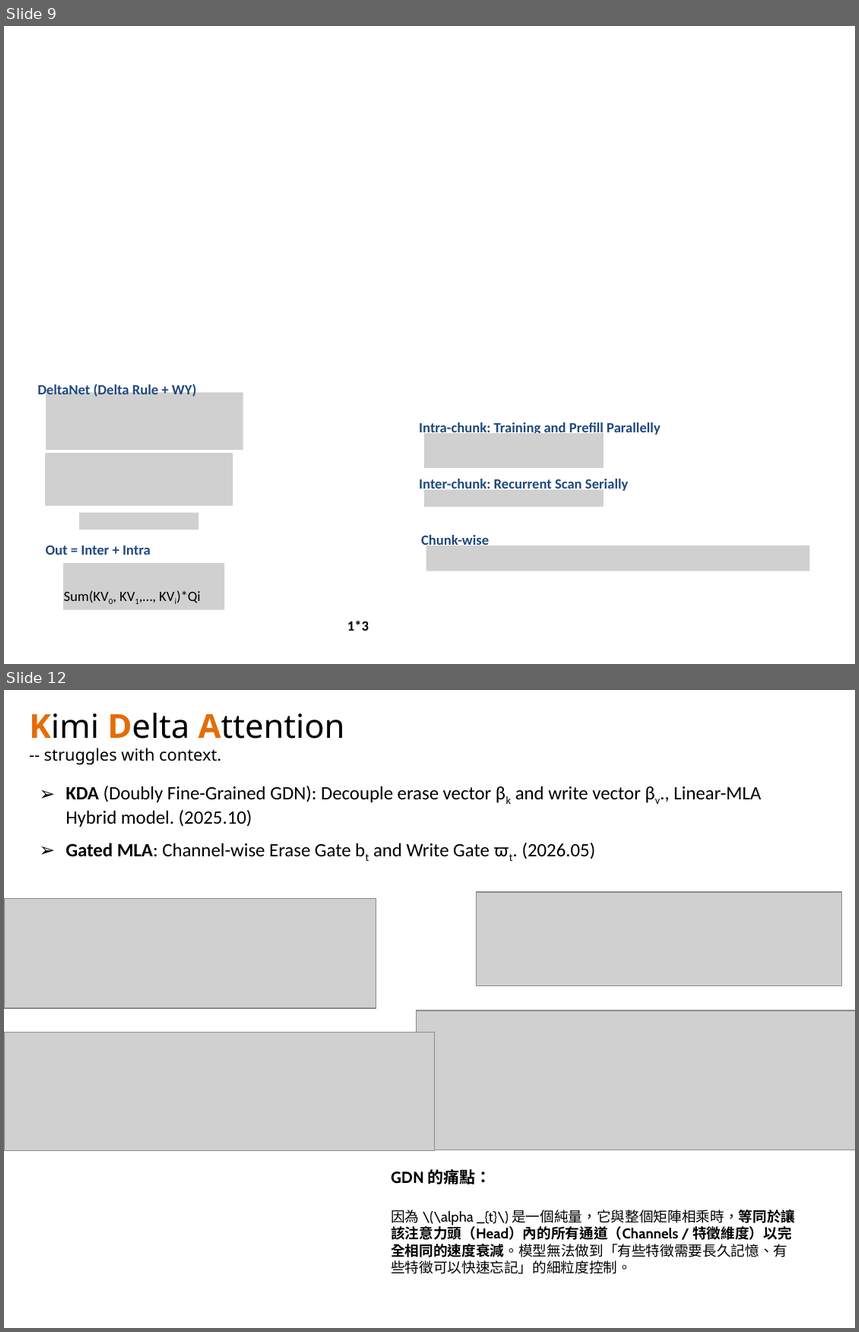
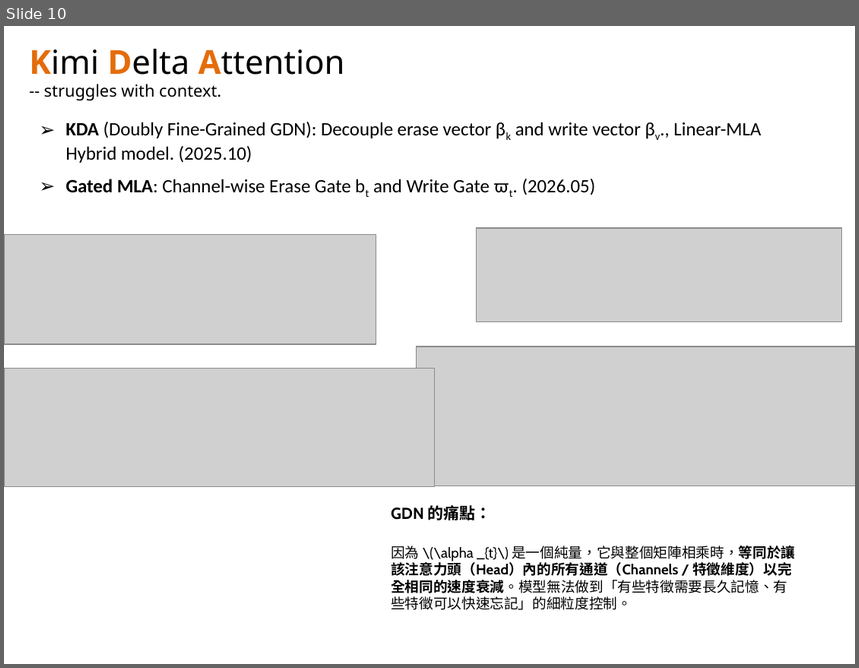
Before and after one commit to navibator/crazy-ai, a slide deck: temp.pptx. Shown one above the other, each under a label of ours: slides 9 and 12 before the commit, slide 10 after it; the slides between them are not shown. The pictures are 859x1332 and 859x668 pixels, drawn with LibreOffice and Linux fonts; fonts in the diff are those of the drawing; grey boxes stand for pictures. Boxes give left, top, right and bottom in pixels: in the first picture for what was removed or moved away, otherwise in the second. Text is boxed around its words. In the diff, an @@ line names an element or a change of style, - is before the commit and + after.

```diff
--- a/temp.pptx
+++ b/temp.pptx
@@ slide 9 removed at [4,26,855,664], background #FFFFFF @@
@@ text removed at [37,382,196,398] @@
-DeltaNet (Delta Rule + WY)
@@ picture removed at [46,393,243,451] @@
@@ text removed at [419,421,661,437] @@
-Intra-chunk: Training and Prefill Parallelly
@@ picture removed at [424,433,604,468] @@
@@ picture removed at [45,453,232,506] @@
@@ text removed at [419,479,629,493] @@
-Inter-chunk: Recurrent Scan Serially
@@ picture removed at [424,490,604,507] @@
@@ picture removed at [79,513,199,530] @@
@@ text removed at [46,545,151,555] @@
-Out = Inter + Intra
@@ text removed at [421,535,489,545] @@
-Chunk-wise
@@ picture removed at [427,546,810,572] @@
@@ picture removed at [63,563,224,610] @@
@@ text removed at [64,591,201,604] @@
-Sum(KV0, KV1,…, KVi)*Qi
@@ text removed at [348,620,369,631] @@
-1*3
@@ what was slide 12 is now slide 10 @@
```
Also in this commit, not shown: 6 slides changed, 1 other slide removed.
